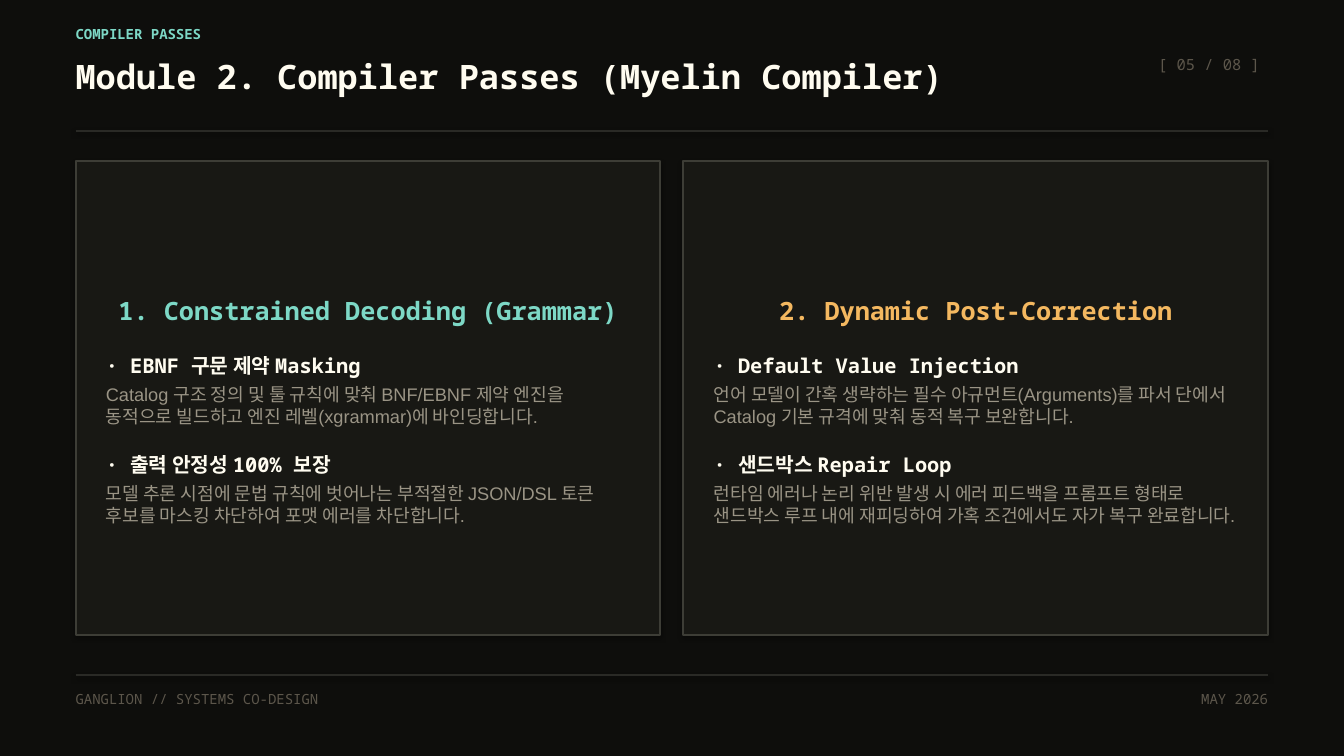
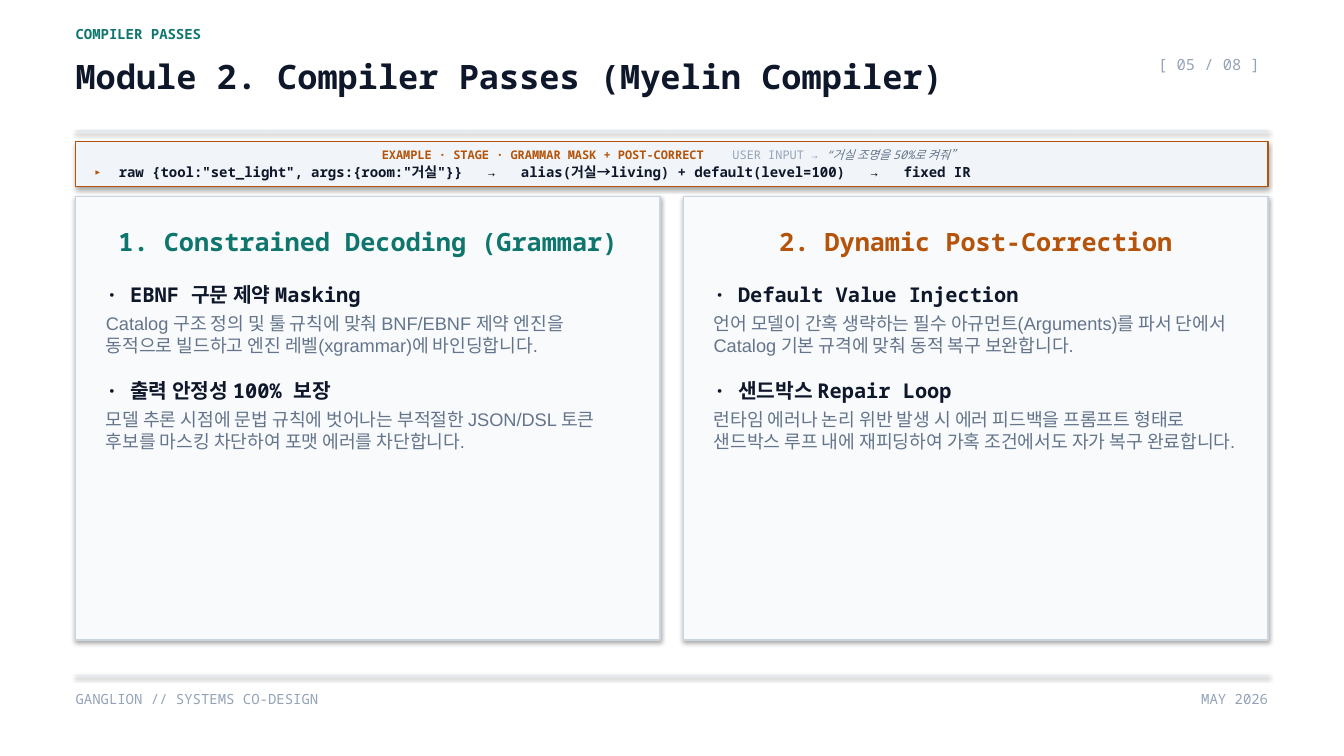
Before and after one commit to rixile9999/ganglion, a slide deck: slide 5 of web/slides.pptx. Drawn at 1344x756 pixels with LibreOffice and Linux fonts; fonts in the diff are those of the drawing. Boxes give left, top, right and bottom in pixels: in the first picture for what was removed or moved away, otherwise in the second. Text is boxed around its words. In the diff, an @@ line names an element or a change of style, - is before the commit and + after.

```diff
--- a/web/slides.pptx
+++ b/web/slides.pptx
@@ background #0E0E0C to #FFFFFF @@
@@ text "COMPILER PASSES" at bbox=[76, 29, 201, 39]: text colour #7DD8C6 to #0F766E @@
@@ text "Module 2. Compiler Passes (Myelin ..." at bbox=[76, 63, 943, 98]: text colour #FFFCF0 to #0F172A @@
@@ line (76, 131) - (1268, 131): stroke #2A2A26 1.5 pt to #E2E8F0 1 pt @@
@@ rectangle added at bbox=[76, 141, 1268, 187], fill #F1F5F9, outline #B45309 0.75 pt, 10 pt, text #0F172A, bold @@
+EXAMPLE · STAGE · GRAMMAR MASK + POST-CORRECT USER INPUT → “거실 조명을 50%로 켜줘”
+▸ raw {tool:"set_light", args:{room:"거실"}} → alias(거실→living) + default(level=100) → fixed IR
@@ rectangle "1. Constrained Decoding (Grammar)": place and size @@
-rectangle "1. Constrained Decoding (Grammar)" at bbox=[76, 161, 660, 635]
+rectangle "1. Constrained Decoding (Grammar)" at bbox=[76, 197, 660, 640]
@@ rectangle "1. Constrained Decoding (Grammar)" at bbox=[76, 197, 660, 640]: text colour #7DD8C6 to #0F766E in "1. Constrained Decoding (Grammar)"; text colour #FFFCF0 to #0F172A in "· EBNF 구문 제약 Masking", "· 출력 안정성 100% 보장"; text colour #9A9485 to #64748B in "Catalog 구조 정의 및 툴 규칙에 맞춰 ...", "모델 추론 시점에 문법 규칙에 벗어나는 부적절한 ..."; less space between paragraphs; vertical alignment middle to top; fill #181814 to #F8FAFC; outline #3D3D36 1.5 pt to #CBD5E1 1 pt @@
@@ rectangle "2. Dynamic Post-Correction": place and size @@
-rectangle "2. Dynamic Post-Correction" at bbox=[684, 161, 1268, 635]
+rectangle "2. Dynamic Post-Correction" at bbox=[684, 197, 1268, 640]
@@ rectangle "2. Dynamic Post-Correction" at bbox=[684, 197, 1268, 640]: text colour #F4B860 to #B45309 in "2. Dynamic Post-Correction"; text colour #FFFCF0 to #0F172A in "· Default Value Injection", "· 샌드박스 Repair Loop"; text colour #9A9485 to #64748B in "언어 모델이 간혹 생략하는 필수 아규먼트(Arguments)를 파서 ...", "런타임 에러나 논리 위반 발생 시 에러 ..."; less space between paragraphs; vertical alignment middle to top; fill #181814 to #F8FAFC; outline #3D3D36 1.5 pt to #CBD5E1 1 pt @@
@@ line (76, 676) - (1268, 676): stroke #2A2A26 1.5 pt to #E2E8F0 1 pt @@
@@ text colour #5C564B to #94A3B8 in 3 elements at bbox=[1177, 59, 1242, 70], bbox=[76, 694, 318, 704], bbox=[1201, 694, 1268, 704] @@
```
Also in this commit, not shown: 7 other slides changed, 1 other file.
